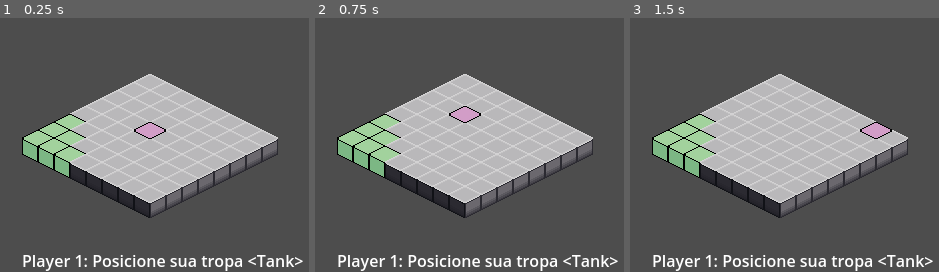
Above: before the commit, frames 1-3 (left to right).
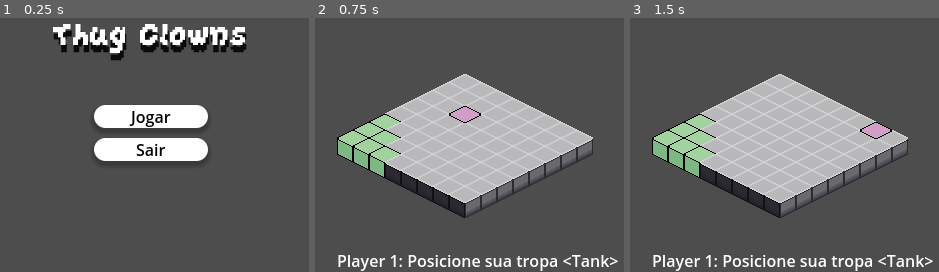
Above: after the commit, the same moments.

Repository: ricardovinicius/thug-clowns
Game: Godot game, scene res://menu/main_menu.tscn
Same seed, same stepped clock (60 frames per second), same inputs: the game is played once before the commit and once after it. Before the commit the project starts from res://main.tscn.
Inputs (mouse positions are in pixels of both pictures, inside the frame that each line leads up to):
- Up to frame 1 (0.25 s): no input
- Up to frame 2 (0.75 s): click (466, 117) at 0.5 s, where only the run after the commit has a clickable "Jogar"
- Up to frame 3 (1.5 s): tap Enter at 1.25 s; move the mouse to (880, 124) at 1.27 s; click (880, 124) at 1.42 s

The runs differ from the first frame. In frame 1, 32% of the frame differs, in the area x 7-99%, y 2-100%; in frame 2, nothing differs; in frame 3, nothing differs.

Commit message:
main menu added
adicionei o main menu lero lero lero

Diff:
--- /dev/null
+++ b/game/menu/main_menu.gd
@@ -0,0 +1,17 @@
+extends Control
+
+
+# Called when the node enters the scene tree for the first time.
+func _ready() -> void:
+	pass # Replace with function body.
+
+
+# Called every frame. 'delta' is the elapsed time since the previous frame.
+func _process(delta: float) -> void:
+	pass
+
+func _on_jogar_pressed() -> void:
+	get_tree().change_scene_to_file("res://main.tscn")
+
+func _on_sair_pressed() -> void:
+	get_tree().quit()
--- /dev/null
+++ b/game/menu/main_menu.tscn
@@ -0,0 +1,86 @@
+[gd_scene load_steps=5 format=3 uid="uid://ion8b43qbqnm"]
+
+[ext_resource type="FontFile" uid="uid://cekdd800l6al2" path="res://menu/GrapeSoda.ttf" id="1_chmv6"]
+[ext_resource type="Script" uid="uid://da48uhmq34bdj" path="res://menu/main_menu.gd" id="1_f5okj"]
+
+[sub_resource type="StyleBoxTexture" id="StyleBoxTexture_f5okj"]
+
+[sub_resource type="StyleBoxFlat" id="StyleBoxFlat_o5w3e"]
+bg_color = Color(1, 1, 1, 1)
+corner_radius_top_left = 14
+corner_radius_top_right = 14
+corner_radius_bottom_right = 14
+corner_radius_bottom_left = 14
+shadow_color = Color(0, 0, 0, 0.23700002)
+shadow_size = 5
+shadow_offset = Vector2(0, 3.5)
+
+[node name="MainMenu" type="Control"]
+layout_mode = 3
+anchors_preset = 15
+anchor_right = 1.0
+anchor_bottom = 1.0
+grow_horizontal = 2
+grow_vertical = 2
+script = ExtResource("1_f5okj")
+
+[node name="Panel" type="Panel" parent="."]
+layout_mode = 1
+anchors_preset = 15
+anchor_right = 1.0
+anchor_bottom = 1.0
+grow_horizontal = 2
+grow_vertical = 2
+theme_override_styles/panel = SubResource("StyleBoxTexture_f5okj")
+
+[node name="VBoxContainer" type="VBoxContainer" parent="."]
+layout_mode = 1
+anchors_preset = 8
+anchor_left = 0.5
+anchor_top = 0.5
+anchor_right = 0.5
+anchor_bottom = 0.5
+offset_left = -57.0
+offset_top = -32.5
+offset_right = 57.0
+offset_bottom = 32.5
+grow_horizontal = 2
+grow_vertical = 2
+theme_override_constants/separation = 2
+
+[node name="Jogar" type="Button" parent="VBoxContainer"]
+layout_mode = 2
+size_flags_vertical = 2
+theme_override_colors/font_color = Color(0.017732333, 0.01773242, 0.017732358, 1)
+theme_override_font_sizes/font_size = 16
+theme_override_styles/normal = SubResource("StyleBoxFlat_o5w3e")
+text = "Jogar"
+
+[node name="Sair" type="Button" parent="VBoxContainer"]
+layout_mode = 2
+size_flags_vertical = 2
+theme_override_colors/font_color = Color(0.017732333, 0.01773242, 0.017732358, 1)
+theme_override_font_sizes/font_size = 16
+theme_override_styles/normal = SubResource("StyleBoxFlat_o5w3e")
+text = "Sair"
+
+[node name="Label" type="Label" parent="."]
+layout_mode = 1
+anchors_preset = 5
+anchor_left = 0.5
+anchor_right = 0.5
+offset_left = -127.0
+offset_right = 127.0
+offset_bottom = 66.0
+grow_horizontal = 2
+theme_override_colors/font_color = Color(1, 1, 1, 1)
+theme_override_colors/font_shadow_color = Color(0.0142752165, 0.014275218, 0.014275218, 0.89411765)
+theme_override_constants/shadow_offset_y = 7
+theme_override_fonts/font = ExtResource("1_chmv6")
+theme_override_font_sizes/font_size = 40
+text = "Thug Clowns"
+horizontal_alignment = 1
+vertical_alignment = 1
+
+[connection signal="pressed" from="VBoxContainer/Jogar" to="." method="_on_jogar_pressed"]
+[connection signal="pressed" from="VBoxContainer/Sair" to="." method="_on_sair_pressed"]
--- a/game/project.godot
+++ b/game/project.godot
@@ -11,7 +11,7 @@
 [application]
 
 config/name="Novo Projeto de Jogo"
-run/main_scene="uid://wuov3qqkqij8"
+run/main_scene="uid://ion8b43qbqnm"
 config/features=PackedStringArray("4.5", "Forward Plus")
 config/icon="res://icon.svg"
 
Binary file added: game/menu/GrapeSoda.ttf
Not shown, added: game/menu/GrapeSoda.ttf.import
Not shown, added: game/menu/main_menu.gd.uid
